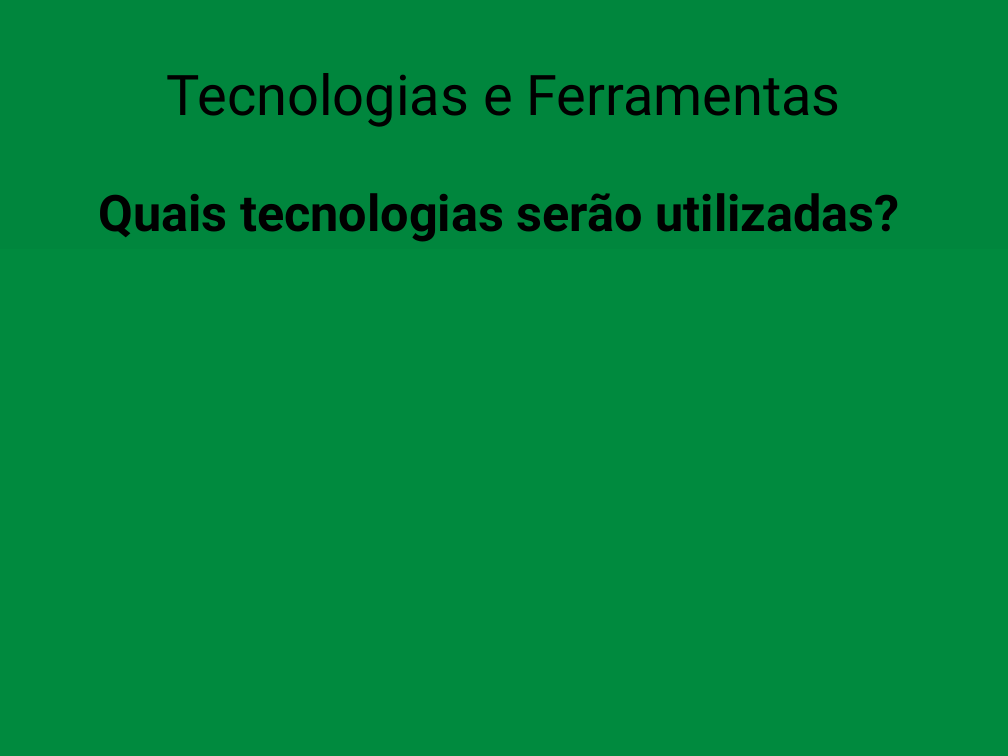
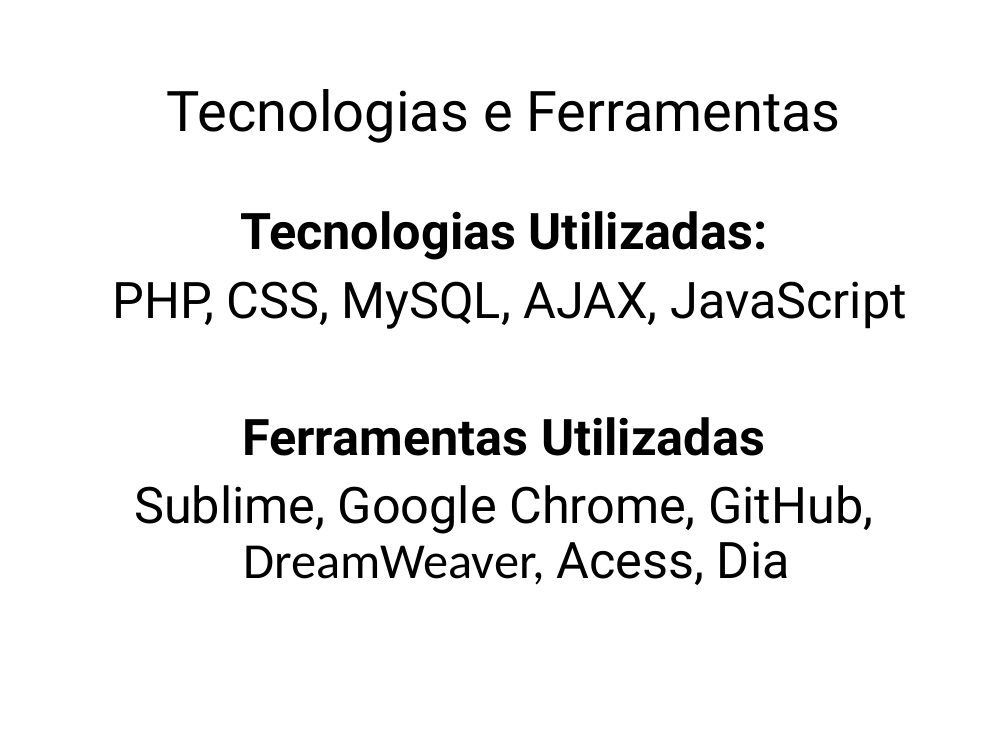
Before and after one commit to LeonDias1989/Kcal-Control, a slide deck: slide 11 of Kcal Control.pptx (slide 14 before the commit). Drawn at 1008x756 pixels with LibreOffice and Linux fonts; fonts in the diff are those of the drawing. Boxes give left, top, right and bottom in pixels: in the first picture for what was removed or moved away, otherwise in the second. Text is boxed around its words. In the diff, an @@ line names an element or a change of style, - is before the commit and + after.

```diff
--- a/Kcal Control.pptx
+++ b/Kcal Control.pptx
@@ background gradient #00863D to #008A3E to #FFFFFF @@
@@ title "Tecnologias e Ferramentas": place and size @@
-title "Tecnologias e Ferramentas" at box(167, 73, 841, 127)
+title "Tecnologias e Ferramentas" at box(167, 89, 841, 143)
@@ title "Tecnologias e Ferramentas" at box(167, 89, 841, 143): line spacing 1 to 0.9 @@
@@ text at box(113, 211, 906, 585): text changed; bold off @@
-Quais tecnologias serão utilizadas?
+Tecnologias Utilizadas:
+PHP, CSS, MySQL, AJAX, JavaScript
+Ferramentas Utilizadas
+Sublime, Google Chrome, GitHub, DreamWeaver, Acess, Dia
```
Also in this commit, not shown: 15 other slides changed, 13 slides added, 6 slides removed, 1 other file.
